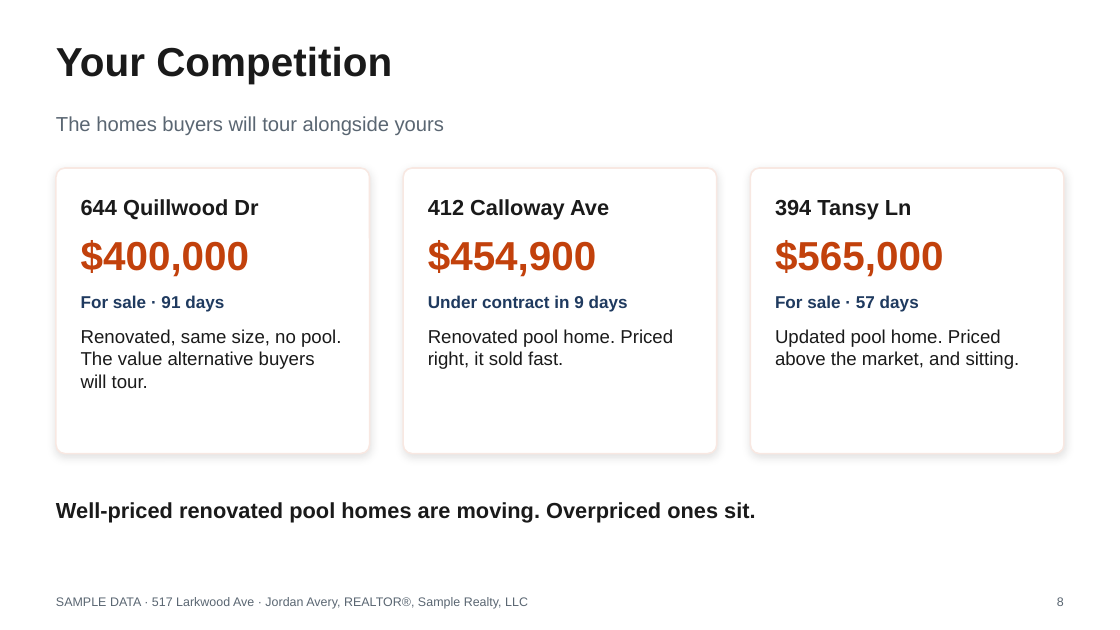
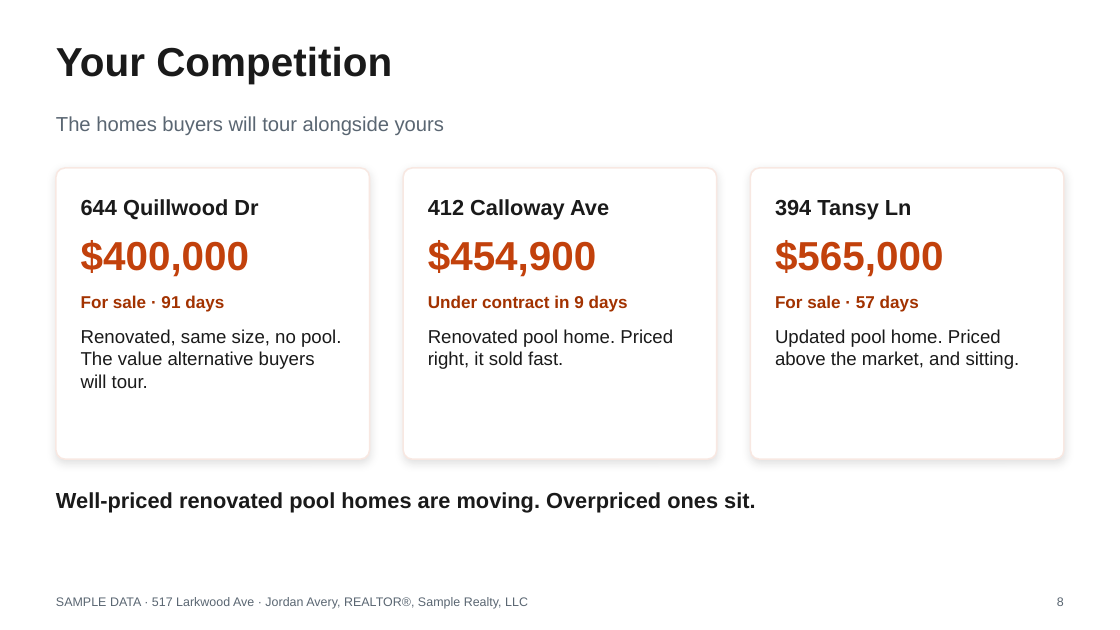
Before and after one commit to axelrivera/real-estate-skills, a slide deck: slide 8 of samples/seller-cma/517-Larkwood-Ave-Listing-Presentation.pptx. Drawn at 1120x630 pixels with LibreOffice and Linux fonts; fonts in the diff are those of the drawing. Boxes give left, top, right and bottom in pixels: in the first picture for what was removed or moved away, otherwise in the second. Text is boxed around its words. In the diff, an @@ line names an element or a change of style, - is before the commit and + after.

```diff
--- a/samples/seller-cma/517-Larkwood-Ave-Listing-Presentation.pptx
+++ b/samples/seller-cma/517-Larkwood-Ave-Listing-Presentation.pptx
@@ rounded rectangle: place and size @@
-rounded rectangle at (56, 168, 370, 454)
+rounded rectangle at (56, 168, 370, 459)
@@ rounded rectangle: place and size @@
-rounded rectangle at (403, 168, 717, 454)
+rounded rectangle at (403, 168, 717, 459)
@@ rounded rectangle: place and size @@
-rounded rectangle at (750, 168, 1064, 454)
+rounded rectangle at (750, 168, 1064, 459)
@@ text colour #1F3A5F to #A23200 in 3 elements at (81, 295, 224, 312), (428, 295, 628, 312), (775, 295, 919, 312) @@
@@ text "Well-priced renovated pool homes are ..." at (56, 492, 755, 513): vertical alignment middle to top @@
```
Also in this commit, not shown: 14 other slides changed, 35 other files.
